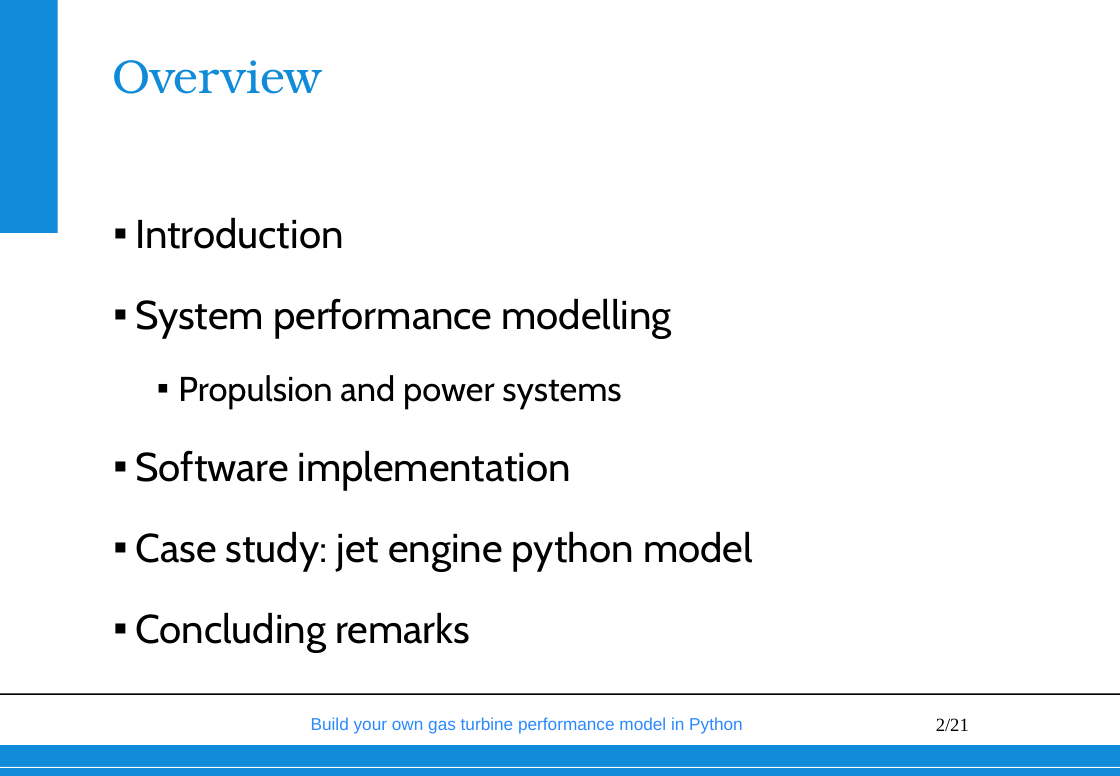
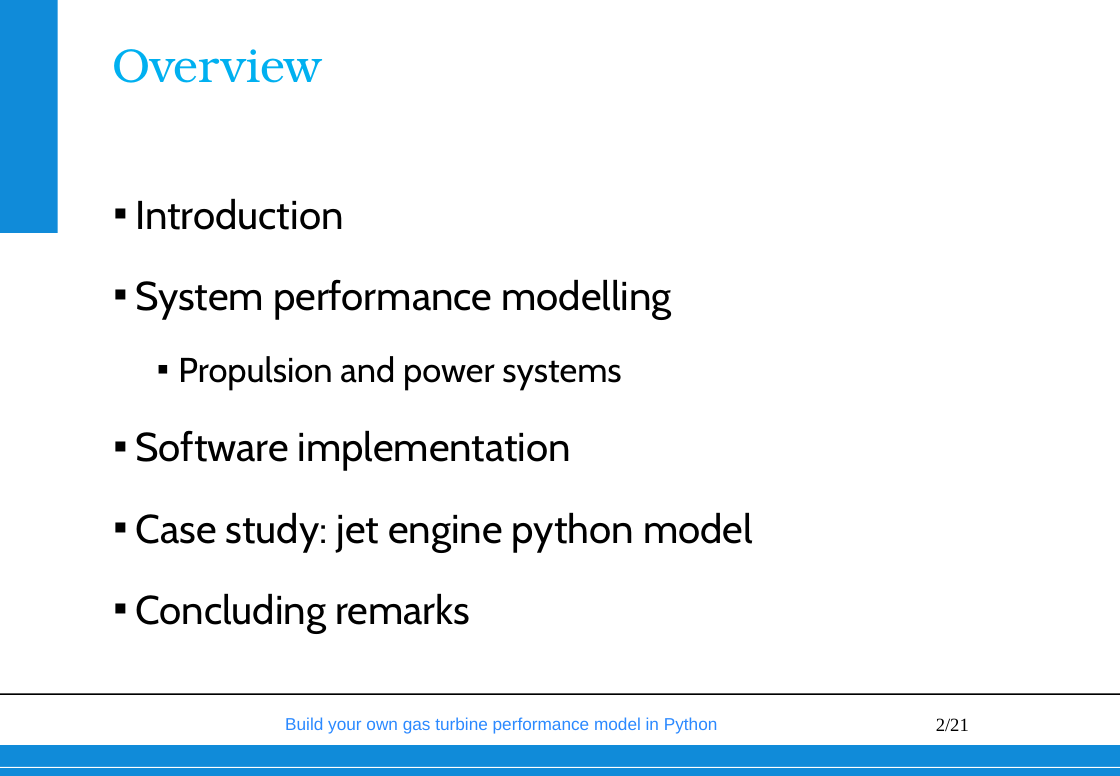
Before and after one commit to wvisser1958/GSPy, a slide deck: slide 2 of doc/Build your own gas turbine performance model from scratch.pptx. Drawn at 1120x776 pixels with LibreOffice and Linux fonts; fonts in the diff are those of the drawing; background and template pictures are left out. Boxes give left, top, right and bottom in pixels: in the first picture for what was removed or moved away, otherwise in the second. Text is boxed around its words. In the diff, an @@ line names an element or a change of style, - is before the commit and + after.

```diff
--- a/doc/Build your own gas turbine performance model from scratch.pptx
+++ b/doc/Build your own gas turbine performance model from scratch.pptx
@@ title "Overview" at (112, 49, 321, 83): text colour #108BD9 to #00B0F0; indent changed @@
@@ text "Introduction" rewrapped from (135, 217, 753, 653) to (135, 198, 753, 625) @@
@@ text "Build your own gas turbine ...": place and size @@
-text "Build your own gas turbine ..." at (311, 717, 743, 734)
+text "Build your own gas turbine ..." at (285, 717, 718, 734)
```
Also in this commit, not shown: 54 other slides changed, 2 slides added, 1 slide removed, 1 other file.
